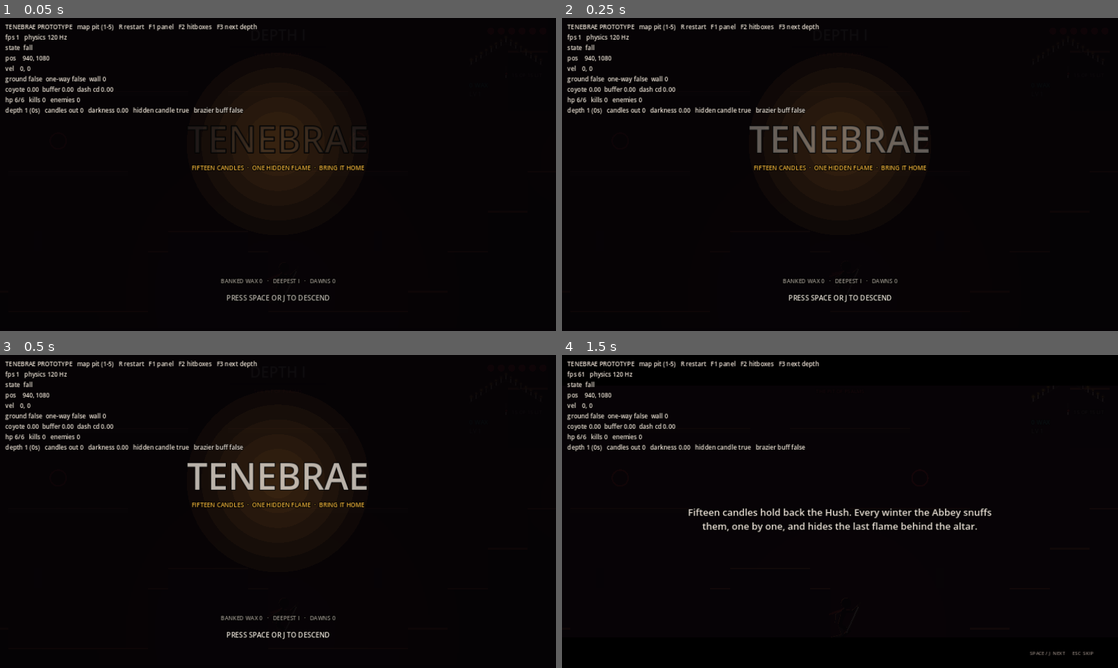
Above: before the commit, frames 1-4 (two rows, left to right).
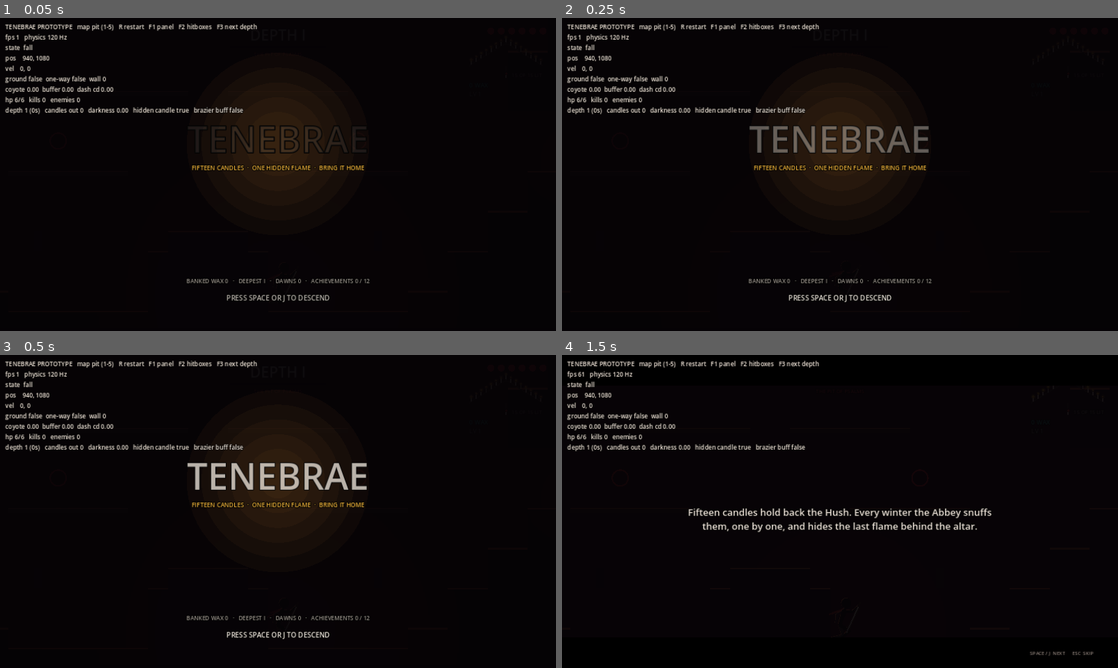
Above: after the commit, the same moments.

Repository: grrts/tenebrae
Game: Godot game, scene res://main.tscn
Same seed, same stepped clock (60 frames per second), same inputs: the game is played once before the commit and once after it.
Inputs:
- Up to frame 1 (0.05 s): no input
- Up to frame 2 (0.25 s): no input
- Up to frame 3 (0.5 s): no input
- Up to frame 4 (1.5 s): hold D (right) 0.53-1.28 s; tap J (attack) at 0.6 s; tap Space (jump) at 0.77, 1.07 s; tap K (dash) at 0.8, 1.35 s; hold S (down) from 1.28 s (still down)

The runs differ from the first frame. In frame 1, 0.3% of the frame differs, in the area x 33-67%, y 83-85%; in frame 2, 0.3%; in frame 3, 0.3%; in frame 4, nothing differs.

Commit message:
Achievements: twelve, with toasts and a title screen count; ids match future Steamworks API names
Co-Authored-By: Claude Opus 5.5 <noreply@anthropic.com>
Claude-Session: https://claude.ai/code/session_01BJ7jmPXkpNQ8p4uAxaCYVo

Diff:
--- /dev/null
+++ b/src/achievements.gd
@@ -0,0 +1,19 @@
+class_name Achievements
+extends RefCounted
+## Achievement list. The ids are the API names they will get in Steamworks,
+## so the Steam build only has to call SetAchievement(id) where Game.unlock() runs.
+
+const LIST := [
+	{"id": "WARDEN_FREED", "name": "Unchained", "desc": "Defeat the Chain Warden."},
+	{"id": "KING_DROWNED", "name": "The Well Gives Up Its Dead", "desc": "Defeat the Hollow King."},
+	{"id": "JARL_SONG", "name": "Worth a Song", "desc": "Defeat the Ashen Jarl."},
+	{"id": "DAWN", "name": "The Dawn Returns", "desc": "Defeat Saint Umber and bring the flame home."},
+	{"id": "DAWN_UNAIDED", "name": "No Hidden Candle", "desc": "Win a run without using the hidden candle."},
+	{"id": "VIGIL_V", "name": "The Long Vigil", "desc": "Win a run on Vigil V."},
+	{"id": "NOT_YET", "name": "Not Yet", "desc": "Be brought back by the hidden candle."},
+	{"id": "UNTOUCHED", "name": "Untouched", "desc": "Defeat a boss without being hit during the fight."},
+	{"id": "FULL_SET", "name": "Sigil Bound", "desc": "Complete a rune set."},
+	{"id": "CURSED", "name": "Bargain in the Dark", "desc": "Take a cursed rune."},
+	{"id": "LAMPLIGHTER", "name": "Lamplighter", "desc": "Relight 10 braziers in one run."},
+	{"id": "ELITE_HUNTER", "name": "Gold in the Ash", "desc": "Defeat 25 elite enemies."},
+]
--- a/src/hud.gd
+++ b/src/hud.gd
@@ -19,6 +19,8 @@
 var scene = null
 # the title screen: {t, cb}
 var title_screen = null
+# achievement toasts: [{name, t}]
+var toasts: Array = []
 var flash_col := Color.WHITE
 var flash_t := 0.0
 
@@ -85,6 +87,9 @@
 func _process(dt: float) -> void:
 	banner_t = maxf(0, banner_t - dt)
 	flash_t = maxf(0, flash_t - dt)
+	for tst in toasts:
+		tst.t += dt
+	toasts = toasts.filter(func(tst): return tst.t < 4.0)
 	if title_screen != null:
 		title_screen.t += dt
 		if Input.is_action_just_pressed("left"):
@@ -185,6 +190,14 @@
 		_paint_menu(vp)
 	elif summary != null:
 		_paint_summary(vp)
+	for i in toasts.size():
+		var tst: Dictionary = toasts[i]
+		var a := clampf(minf(tst.t * 4, (4.0 - tst.t) * 2), 0, 1)
+		var r := Rect2(vp.x - 330, vp.y - 110 - i * 64, 310, 54)
+		canvas.draw_rect(r, Color(0.04, 0.03, 0.05, 0.9 * a))
+		canvas.draw_rect(r, Color(0.95, 0.7, 0.23, a), false, 1.5)
+		_text("ACHIEVEMENT", r.position + Vector2(14, 20), 11, Color(0.95, 0.7, 0.23, a))
+		_text(tst.name, r.position + Vector2(14, 42), 18, Color(0.95, 0.92, 0.88, a))
 	if flash_t > 0:
 		canvas.draw_rect(Rect2(Vector2.ZERO, vp), Color(flash_col, clampf(flash_t * 4, 0, 1) * 0.85))
 
@@ -203,7 +216,7 @@
 		_text("<   VIGIL %s   >" % (Game.roman(v) if v > 0 else "0"), Vector2(mid.x, mid.y + 50), 22, Color("#e5383b") if v > 0 else Color("#f3ebe0"), true)
 		_text(RunData.VIGILS[v] if v == 0 else "Every Vigil up to %s:  %s" % [Game.roman(v), RunData.VIGILS[v]], Vector2(mid.x, mid.y + 76), 14, Color(0.7, 0.66, 0.62), true)
 	var stats := "BANKED WAX %d   ·   DEEPEST %s   ·   DAWNS %d" % [game.bank, Game.roman(maxi(1, game.best_depth)), game.wins]
-	_text(stats, Vector2(mid.x, vp.y - 110), 13, Color(0.6, 0.57, 0.54), true)
+	_text(stats + "   ·   ACHIEVEMENTS %d / %d" % [game.achieved.size(), Achievements.LIST.size()], Vector2(mid.x, vp.y - 110), 13, Color(0.6, 0.57, 0.54), true)
 	var blink := 0.5 + 0.5 * sin(t * 4)
 	_text("PRESS SPACE OR J TO DESCEND", Vector2(mid.x, vp.y - 70), 16, Color(0.95, 0.92, 0.88, 0.4 + 0.6 * blink), true)
 
--- a/src/main.gd
+++ b/src/main.gd
@@ -57,6 +57,10 @@
 var wins := 0
 var sets_done: Array[String] = []
 var unlocked_vigil := 0
+var achieved: Array = []
+var elite_kills := 0
+var run_braziers := 0
+var boss_untouched := false
 # options, saved with the meta progress
 var opt_shake := true
 var opt_fullscreen := false
@@ -261,6 +265,7 @@
 	won = false
 	runes.clear()
 	sets_done.clear()
+	run_braziers = 0
 	lvl = 1
 	xp = 0
 	run_wax = 0
@@ -403,6 +408,23 @@
 	player.slam_radius = 160.0 * wd.get("slam_mul", 1.0)
 
 
+## Unlocks an achievement once and shows a toast. A Steam build calls SetAchievement(id) here.
+func unlock(id: String) -> void:
+	if id in achieved:
+		return
+	achieved.append(id)
+	_save_meta()
+	for a in Achievements.LIST:
+		if a.id == id:
+			hud.toasts.append({"name": a.name, "t": 0.0})
+	if smoke:
+		print("smoke test: achievement %s" % id)
+
+
+func on_player_hit() -> void:
+	boss_untouched = false
+
+
 func has_rune(r: String) -> bool:
 	return r in runes
 
@@ -452,6 +474,8 @@
 			player.hp = minf(player.hp, 3)
 	var rd: Dictionary = RunData.RUNES[id]
 	hud.show_banner(id, String(rd.desc).to_upper(), 1.4)
+	if rd.rar == "cursed":
+		unlock("CURSED")
 	var sg: String = rd.sig
 	if not sg in sets_done and runes.filter(func(r): return RunData.RUNES[r].sig == sg).size() >= 2:
 		sets_done.append(sg)
@@ -461,6 +485,7 @@
 			"ECHO":
 				player.slam_radius *= 1.25
 		hud.show_banner("%s SET" % sg, String(RunData.SETS[sg]).to_upper(), 2.0)
+		unlock("FULL_SET")
 
 
 func heal(n: int) -> void:
@@ -498,6 +523,8 @@
 		vigil_max = cfg.get_value("meta", "vigil_max", 0)
 		best_depth = cfg.get_value("meta", "best_depth", 0)
 		wins = cfg.get_value("meta", "wins", 0)
+		achieved = cfg.get_value("achievements", "unlocked", [])
+		elite_kills = cfg.get_value("achievements", "elite_kills", 0)
 		opt_shake = cfg.get_value("options", "shake", true)
 		opt_fullscreen = cfg.get_value("options", "fullscreen", false)
 
@@ -510,6 +537,8 @@
 	cfg.set_value("meta", "vigil_max", vigil_max)
 	cfg.set_value("meta", "best_depth", best_depth)
 	cfg.set_value("meta", "wins", wins)
+	cfg.set_value("achievements", "unlocked", achieved)
+	cfg.set_value("achievements", "elite_kills", elite_kills)
 	cfg.set_value("options", "shake", opt_shake)
 	cfg.set_value("options", "fullscreen", opt_fullscreen)
 	cfg.save(SAVE_PATH)
@@ -629,6 +658,7 @@
 	move_child(boss, world.get_index() + 1)
 	boss.reset_physics_interpolation()
 	enemies.append(boss)
+	boss_untouched = true
 	shake(0.7, 18)
 	hitstop = 0.15
 	hud.show_banner("DEPTH %s · STREPITUS" % roman(depth), "%s DESCENDS" % boss.boss_name, 2.4)
@@ -644,6 +674,11 @@
 
 func _victory() -> void:
 	won = true
+	unlock("DAWN")
+	if hidden_candle and vigil < 3:
+		unlock("DAWN_UNAIDED")
+	if vigil >= 5:
+		unlock("VIGIL_V")
 	_end_run()
 
 
@@ -656,6 +691,7 @@
 	if not hidden_candle:
 		return false
 	hidden_candle = false
+	unlock("NOT_YET")
 	player.hp = ceilf(player.max_hp / 2)
 	player.invuln = 2.2
 	hitstop = 0.3
@@ -679,6 +715,9 @@
 			fx.burst(b, 16, Color("#f2b43a"), 180)
 			if has_rune("KINDLING"):
 				heal(1)
+			run_braziers += 1
+			if run_braziers >= 10:
+				unlock("LAMPLIGHTER")
 			hud.show_banner("BRAZIER RELIT", "+15%% DAMAGE AND MORE LIGHT FOR %d S" % int(dur), 1.2)
 
 
@@ -802,6 +841,10 @@
 		fx.burst(e.position + Vector2(0, -28), 18, Color("#0a0a0d"), 260)
 		e.visible = false
 		_drop_wax(e.position + Vector2(0, -28), 26 if e == boss else (4 if e.kind == Enemy.Kind.BRUTE else 2) * (3 if e.elite != "" else 1))
+		if e.elite != "":
+			elite_kills += 1
+			if elite_kills >= 25:
+				unlock("ELITE_HUNTER")
 		if e.elite == "VOLATILE":
 			fx.ring(e.position + Vector2(0, -20), 90, Color("#ff8a5c"))
 			fx.burst(e.position + Vector2(0, -20), 20, Color("#ff8a5c"), 240)
@@ -821,6 +864,11 @@
 			hud.show_banner("BLOODLINE", "+1 HEART", 1.0)
 		if e == boss:
 			bosses += 1
+			var bi: int = (e as Boss).idx
+			if bi < 3:
+				unlock(["WARDEN_FREED", "KING_DROWNED", "JARL_SONG"][bi])
+			if boss_untouched and not smoke:
+				unlock("UNTOUCHED")
 			story_hold = true
 			get_tree().create_timer(1.6).timeout.connect(_after_boss.bind((e as Boss).idx))
 			boss = null
--- a/src/player.gd
+++ b/src/player.gd
@@ -274,6 +274,7 @@
 	if invuln > 0 or dash > 0 or dead:
 		return
 	hp -= 1
+	game.on_player_hit()
 	invuln = 1.0
 	vel = Vector2(signf(position.x - from_x) * 360, -420)
 	atk = null
Not shown, changed: README.md
